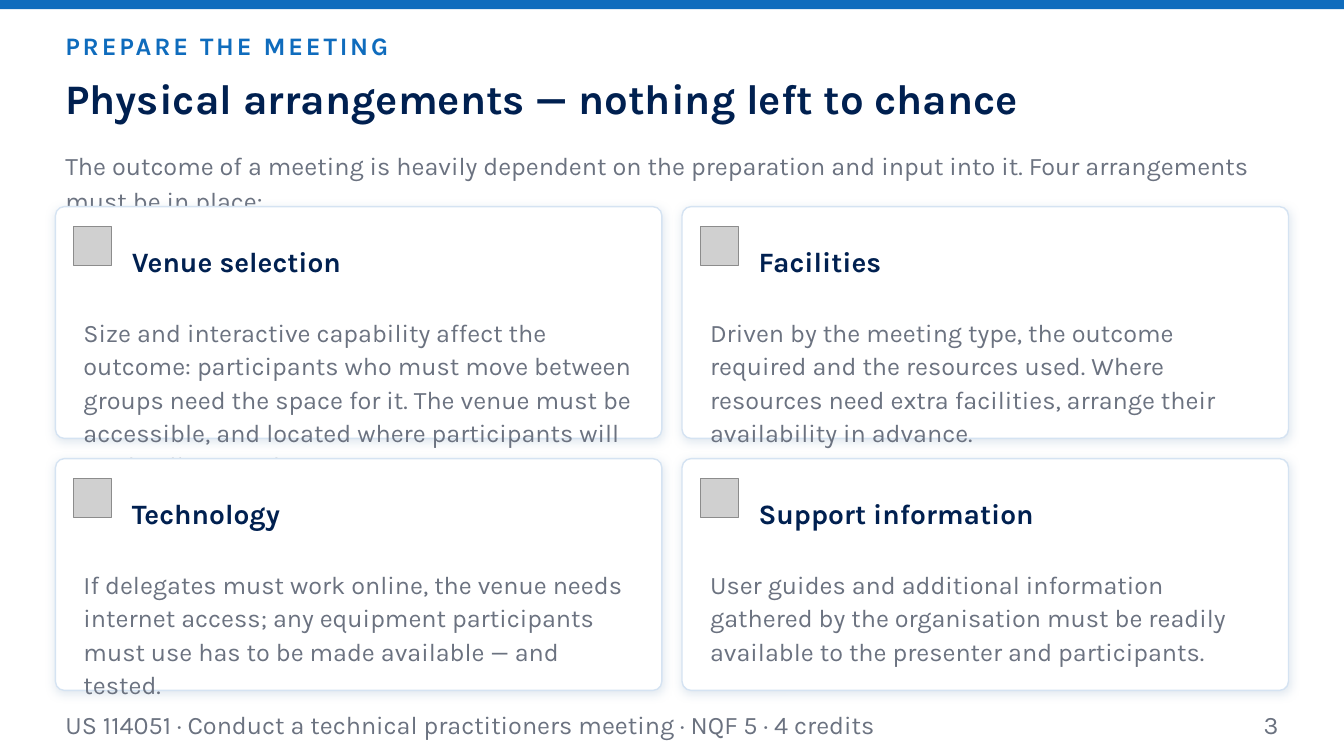
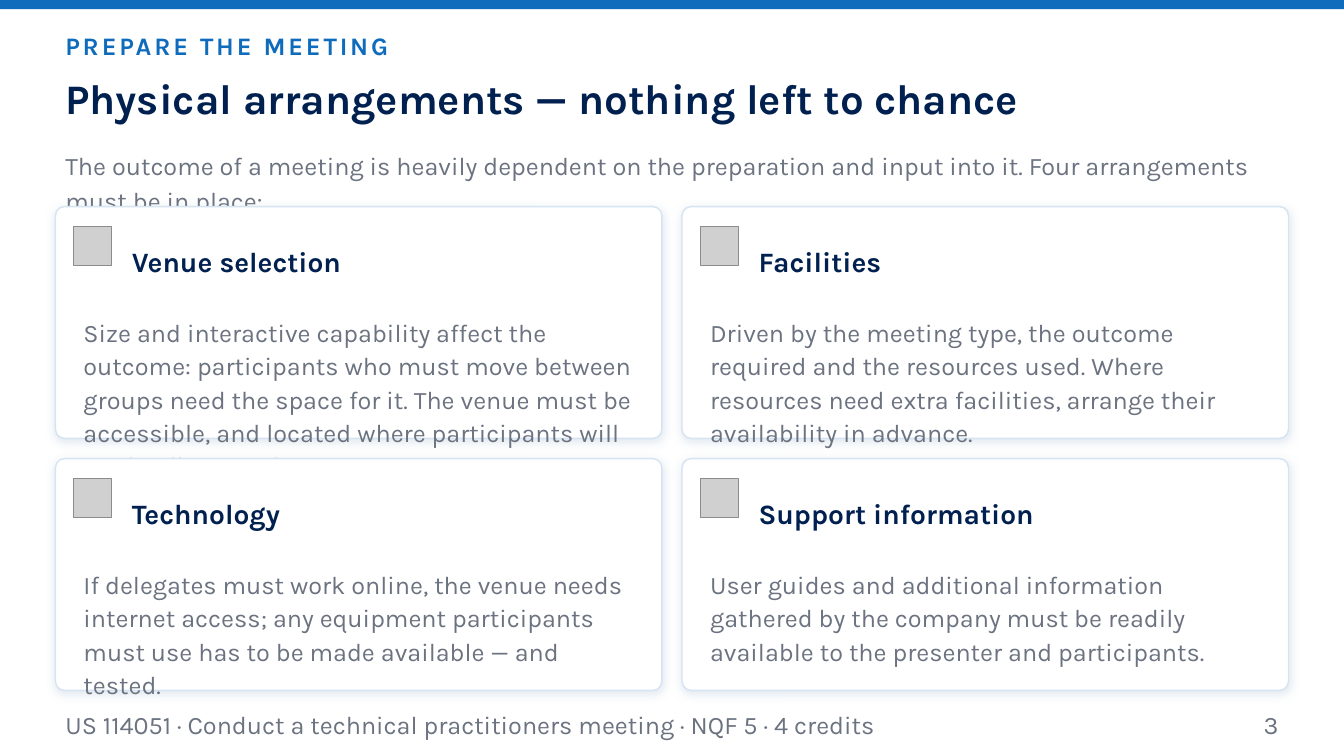
Before and after one commit to andrekyle/ITsystemsupport, a slide deck: slide 3 of public/downloads/US-114051-L2-Preparing-the-Meeting.pptx. Drawn at 1344x756 pixels with LibreOffice and Linux fonts; fonts in the diff are those of the drawing; grey boxes stand for pictures. Boxes give left, top, right and bottom in pixels: in the first picture for what was removed or moved away, otherwise in the second. Text is boxed around its words. In the diff, an @@ line names an element or a change of style, - is before the commit and + after.

```diff
--- a/public/downloads/US-114051-L2-Preparing-the-Meeting.pptx
+++ b/public/downloads/US-114051-L2-Preparing-the-Meeting.pptx
@@ text at (710, 576, 1204, 667): text changed @@
-User guides and additional information gathered by the organisation must be readily available to the presenter and participants.
+User guides and additional information gathered by the company must be readily available to the presenter and participants.
```
Also in this commit, not shown: 1 other slide changed, 19 other files.
